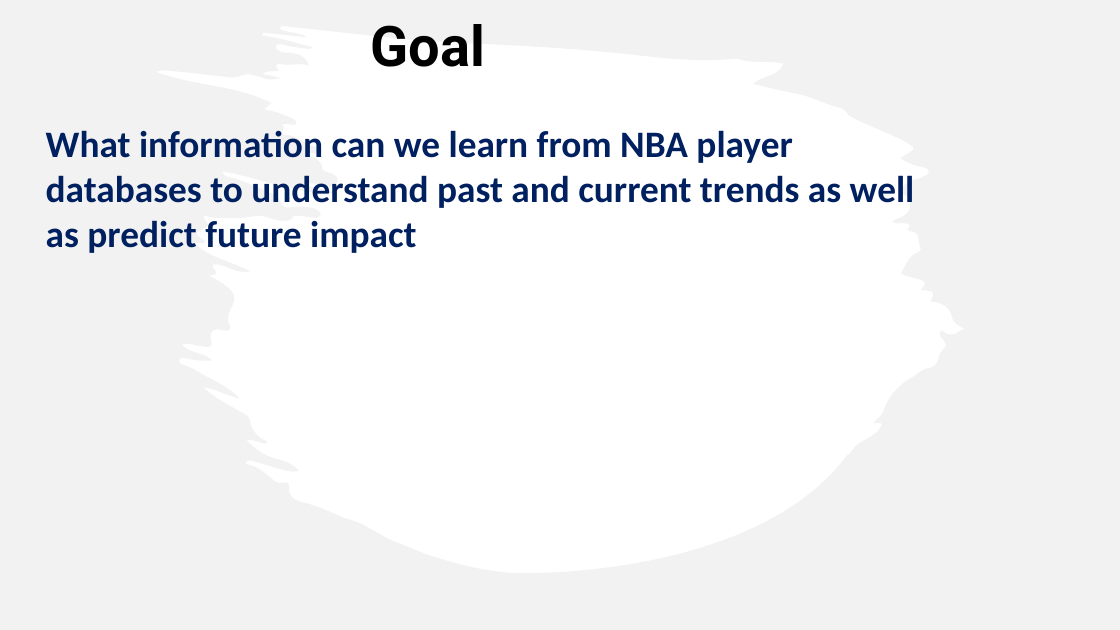
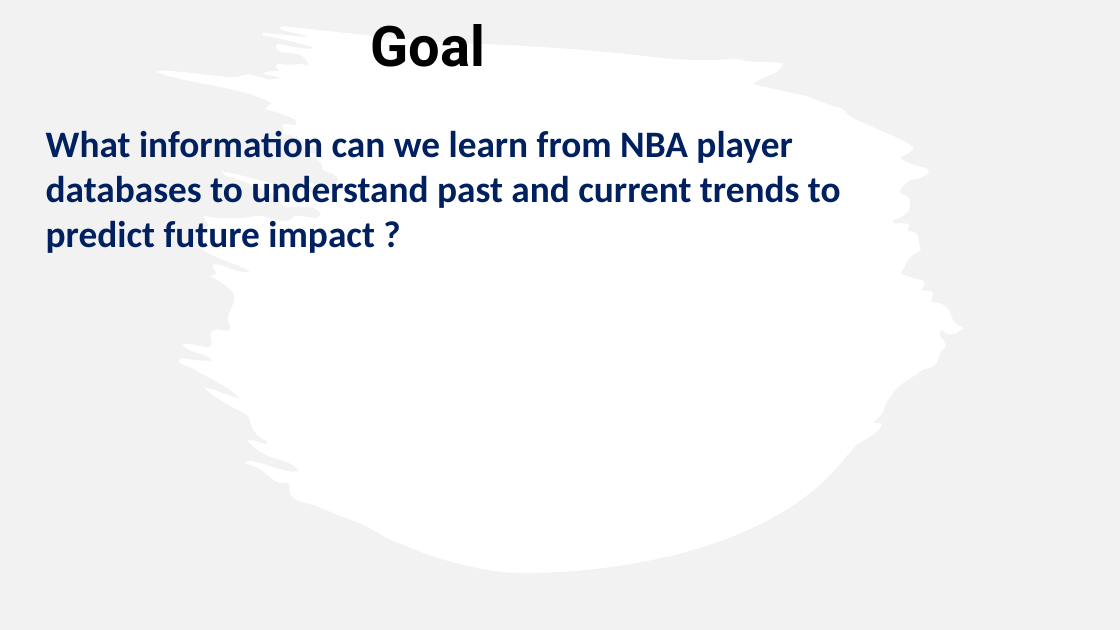
Before and after one commit to caitbeatty/nba_machine_learning, a slide deck: slide 3 of NBAPresentation.pptx. Drawn at 1120x630 pixels with LibreOffice and Linux fonts; fonts in the diff are those of the drawing. Boxes give left, top, right and bottom in pixels: in the first picture for what was removed or moved away, otherwise in the second. Text is boxed around its words. In the diff, an @@ line names an element or a change of style, - is before the commit and + after.

```diff
--- a/NBAPresentation.pptx
+++ b/NBAPresentation.pptx
@@ text at (x1=46, y1=130, x2=841, y2=253): text changed @@
-What information can we learn from NBA player databases to understand past and current trends as well as predict future impact
+What information can we learn from NBA player databases to understand past and current trends to predict future impact ?
```
Also in this commit, not shown: 1 other slide changed, 4 slides added.
